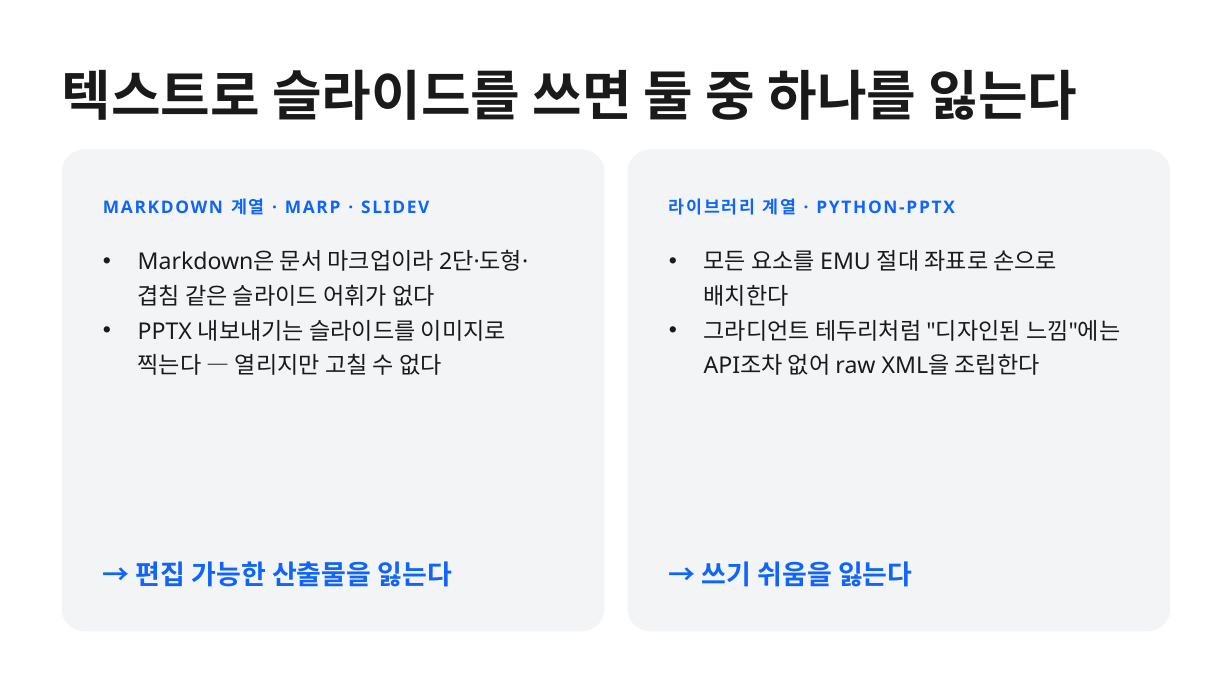
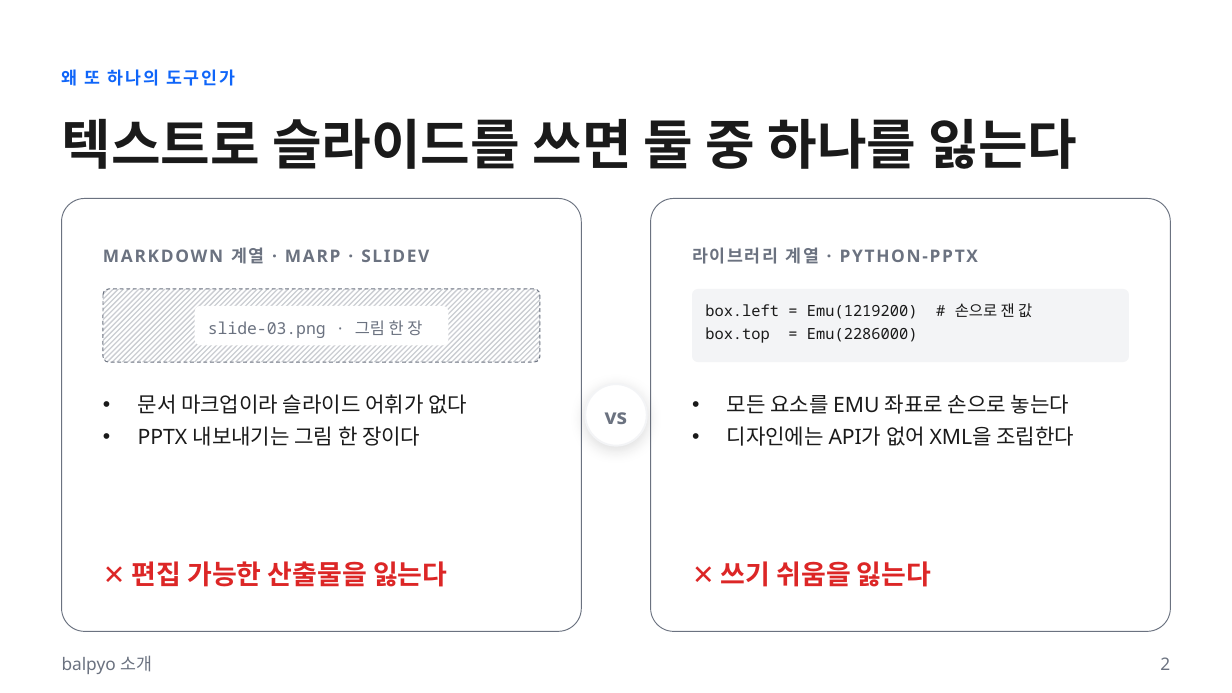
Before and after one commit to k2sebeom/balpyo, a slide deck: slide 2 of examples/showcase/decks/balpyo-intro/balpyo-소개.pptx. Drawn at 1232x693 pixels with LibreOffice and Linux fonts; fonts in the diff are those of the drawing. Boxes give left, top, right and bottom in pixels: in the first picture for what was removed or moved away, otherwise in the second. Text is boxed around its words. In the diff, an @@ line names an element or a change of style, - is before the commit and + after.

```diff
--- a/examples/showcase/decks/balpyo-intro/balpyo-소개.pptx
+++ b/examples/showcase/decks/balpyo-intro/balpyo-소개.pptx
@@ text added at (x1=62, y1=69, x2=235, y2=86), 13.5 pt, text #0F65F9, bold @@
+왜 또 하나의 도구인가
@@ text "텍스트로 슬라이드를 쓰면 둘 중 ..." moved from (x1=62, y1=69, x2=1078, y2=120) to (x1=62, y1=118, x2=1078, y2=169) @@
@@ rounded rectangle resized from (x1=62, y1=150, x2=605, y2=632) to (x1=62, y1=199, x2=581, y2=632) @@
@@ rounded rectangle at (x1=62, y1=199, x2=581, y2=632): fill #F3F4F6 to #FFFFFF; outline none to #6B7280 0.75 pt; proportions changed @@
@@ rounded rectangle at (x1=651, y1=199, x2=1170, y2=632): fill #F3F4F6 to #FFFFFF; outline none to #6B7280 0.75 pt; proportions changed @@
@@ rounded rectangle resized from (x1=628, y1=150, x2=1171, y2=632) to (x1=651, y1=199, x2=1170, y2=632) @@
@@ text "MARKDOWN 계열 · MARP · ..." moved from (x1=103, y1=198, x2=429, y2=215) to (x1=103, y1=247, x2=429, y2=264) @@
@@ text "MARKDOWN 계열 · MARP · ..." at (x1=103, y1=247, x2=429, y2=264): text colour #0F65F9 to #6B7280 @@
@@ text "라이브러리 계열 · PYTHON-PPTX" at (x1=692, y1=247, x2=978, y2=264): text colour #0F65F9 to #6B7280 @@
@@ text "라이브러리 계열 · PYTHON-PPTX" moved from (x1=669, y1=198, x2=954, y2=215) to (x1=692, y1=247, x2=978, y2=264) @@
@@ rounded rectangle added at (x1=103, y1=289, x2=540, y2=362), fill pattern #6B7280 on #FFFFFF, outline #6B7280 0.75 pt dashed @@
@@ rounded rectangle added at (x1=692, y1=289, x2=1129, y2=362), fill #F3F4F6, 12 pt, text #1A1A1A @@
+box.left = Emu(1219200) # 손으로 잰 값
+box.top = Emu(2286000)
@@ rounded rectangle added at (x1=195, y1=306, x2=448, y2=346), fill #FFFFFF, 12.8 pt, text #6B7280 @@
+slide-03.png · 그림 한 장
@@ ellipse added at (x1=585, y1=384, x2=647, y2=446), fill #FFFFFF, outline #F3F4F6 1.5 pt, 16.5 pt, text #6B7280, bold @@
+vs
@@ text at (x1=138, y1=394, x2=467, y2=446): text changed; size 18 to 16.5 pt @@
-• Markdown은 문서 마크업이라 2단·도형·겹침 같은 슬라이드 어휘가 없다
-• PPTX 내보내기는 슬라이드를 이미지로 찍는다 — 열리지만 고칠 수 없다
+• 문서 마크업이라 슬라이드 어휘가 없다
+• PPTX 내보내기는 그림 한 장이다
@@ text at (x1=727, y1=394, x2=1074, y2=446): text changed; size 18 to 16.5 pt @@
-• 모든 요소를 EMU 절대 좌표로 손으로 배치한다
-• 그라디언트 테두리처럼 "디자인된 느낌"에는 API조차 없어 raw XML을 조립한다
+• 모든 요소를 EMU 좌표로 손으로 놓는다
+• 디자인에는 API가 없어 XML을 조립한다
@@ text at (x1=132, y1=561, x2=447, y2=587): text changed; text colour #0F65F9 to #DC2626 @@
-→ 편집 가능한 산출물을 잃는다
+✕ 편집 가능한 산출물을 잃는다
@@ text at (x1=721, y1=561, x2=931, y2=587): text changed; text colour #0F65F9 to #DC2626 @@
-→ 쓰기 쉬움을 잃는다
+✕ 쓰기 쉬움을 잃는다
@@ text added at (x1=62, y1=655, x2=152, y2=674), 13.5 pt, text #6B7280 @@
+balpyo 소개
@@ page number added at (x1=1160, y1=657, x2=1170, y2=670), 13.5 pt, text #6B7280 @@
+2
```
Also in this commit, not shown: 9 other slides changed, 2 slides added, 2 slides removed, 35 other files.
